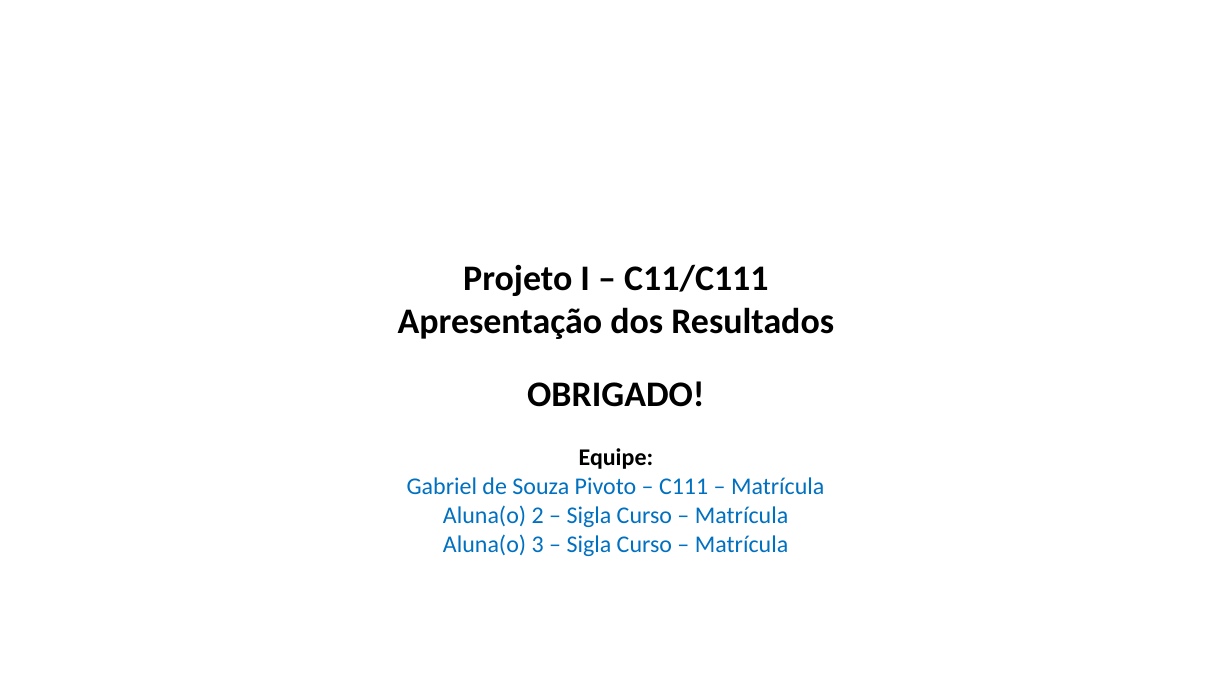
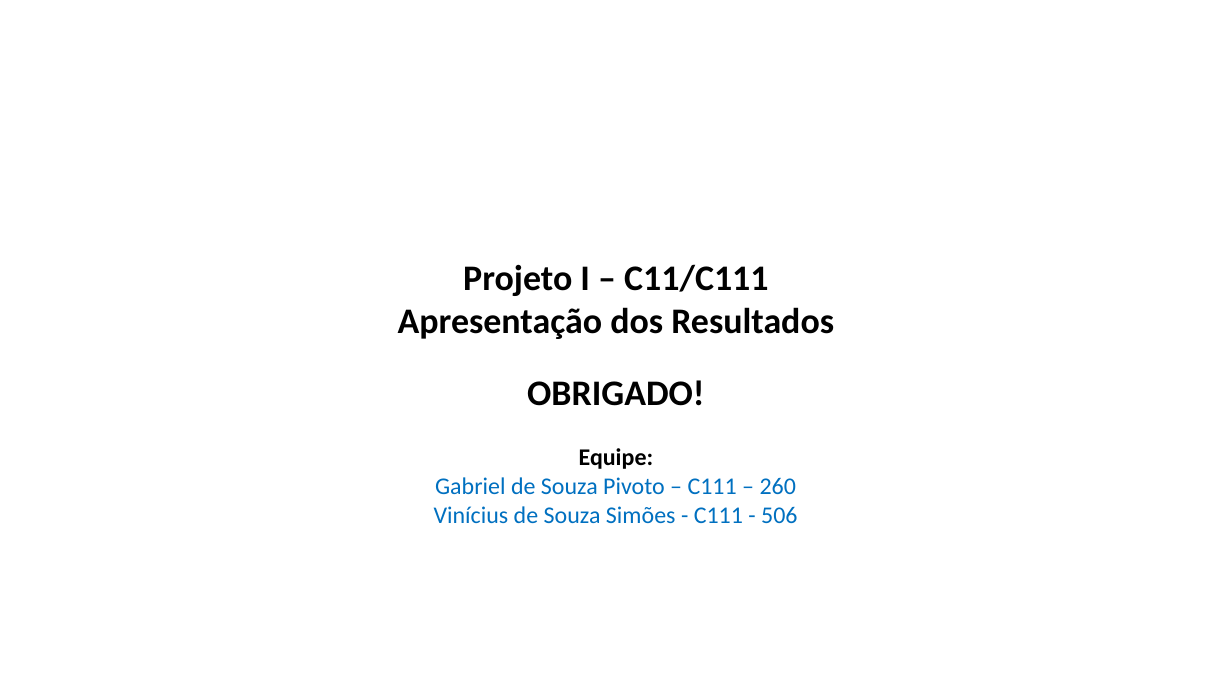
Before and after one commit to gabriel-pivoto/c111, a slide deck: slide 17 of trabalho/apresentacao_2810.pptx. Drawn at 1232x693 pixels with LibreOffice and Linux fonts; fonts in the diff are those of the drawing; background and template pictures are left out. Boxes give left, top, right and bottom in pixels: in the first picture for what was removed or moved away, otherwise in the second. Text is boxed around its words. In the diff, an @@ line names an element or a change of style, - is before the commit and + after.

Commit message:
Update presentation file with latest changes

```diff
--- a/trabalho/apresentacao_2810.pptx
+++ b/trabalho/apresentacao_2810.pptx
@@ text at box(434, 477, 797, 523): text changed @@
-Gabriel de Souza Pivoto – C111 – Matrícula
-Aluna(o) 2 – Sigla Curso – Matrícula
-Aluna(o) 3 – Sigla Curso – Matrícula
+Gabriel de Souza Pivoto – C111 – 260
+Vinícius de Souza Simões - C111 - 506
```
Also in this commit, not shown: 2 other slides changed, 1 other file.
